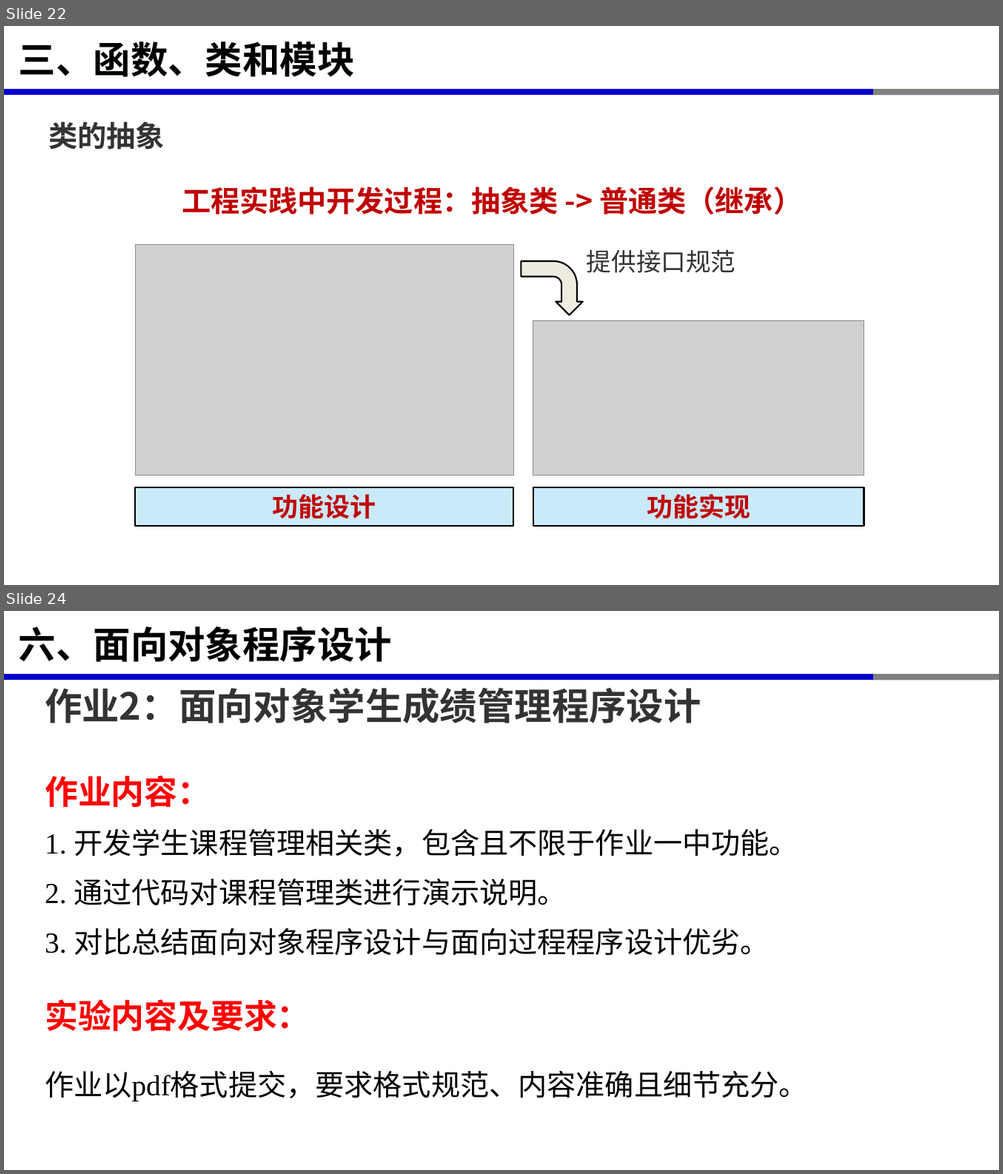
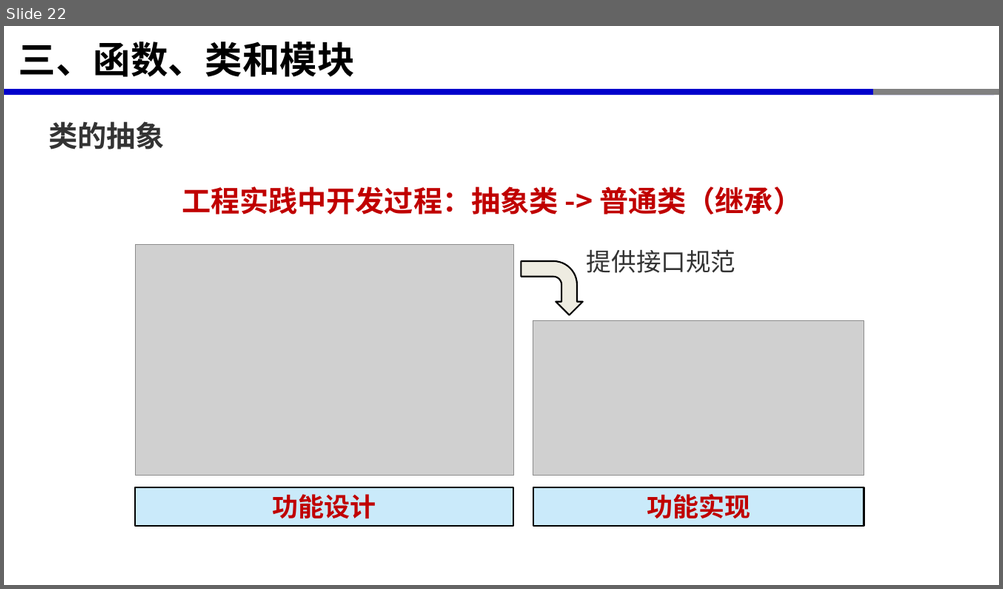
Before and after one commit to xinluo2018/rs-data-processing, a slide deck: 第3章-面向对象程序设计/第3章-面向对象程序设计.pptx. Shown one above the other, each under a label of ours: slides 22 and 24 before the commit, slide 22 after it; the slides between them are not shown. The pictures are 1003x1174 and 1003x589 pixels, drawn with LibreOffice and Linux fonts; fonts in the diff are those of the drawing; grey boxes stand for pictures. Boxes give left, top, right and bottom in pixels: in the first picture for what was removed or moved away, otherwise in the second. Text is boxed around its words. In the diff, an @@ line names an element or a change of style, - is before the commit and + after.

```diff
--- a/第3章-面向对象程序设计/第3章-面向对象程序设计.pptx
+++ b/第3章-面向对象程序设计/第3章-面向对象程序设计.pptx
@@ slide 24 removed at <box>4,611,999,1170</box>, background #FFFFFF; not listed: 3 template elements that a slide beside it also shows @@
@@ title removed at <box>19,627,392,662</box> @@
-六、面向对象程序设计
@@ text removed at <box>45,688,701,723</box> @@
-作业2：面向对象学生成绩管理程序设计
@@ text removed at <box>45,775,808,1102</box> @@
-作业内容：
-1. 开发学生课程管理相关类，包含且不限于作业一中功能。
-2. 通过代码对课程管理类进行演示说明。
-3. 对比总结面向对象程序设计与面向过程程序设计优劣。
-实验内容及要求：
-作业以pdf格式提交，要求格式规范、内容准确且细节充分。
```
Also in this commit, not shown: 7 slides changed, 11 other files.
